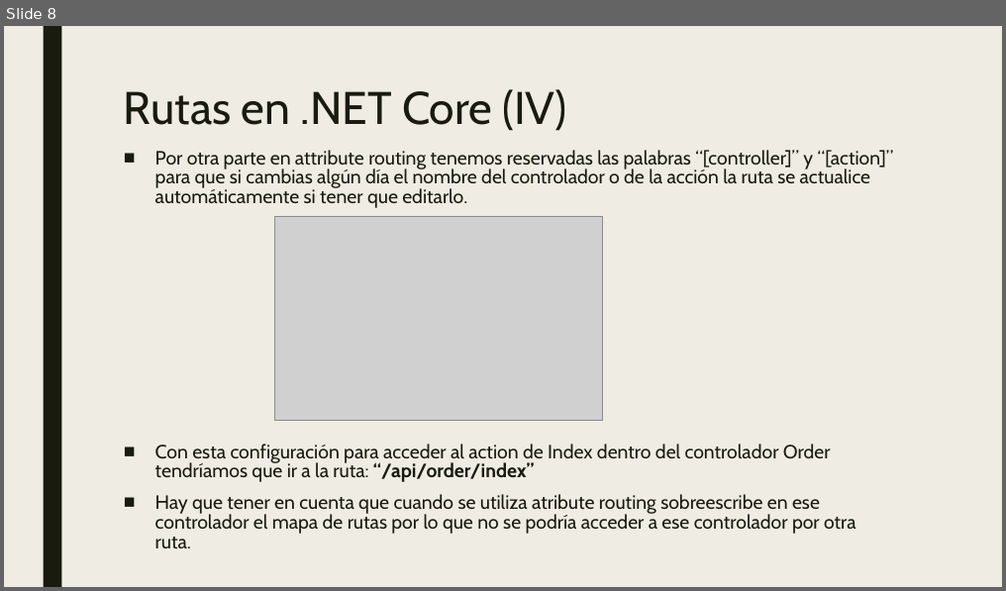
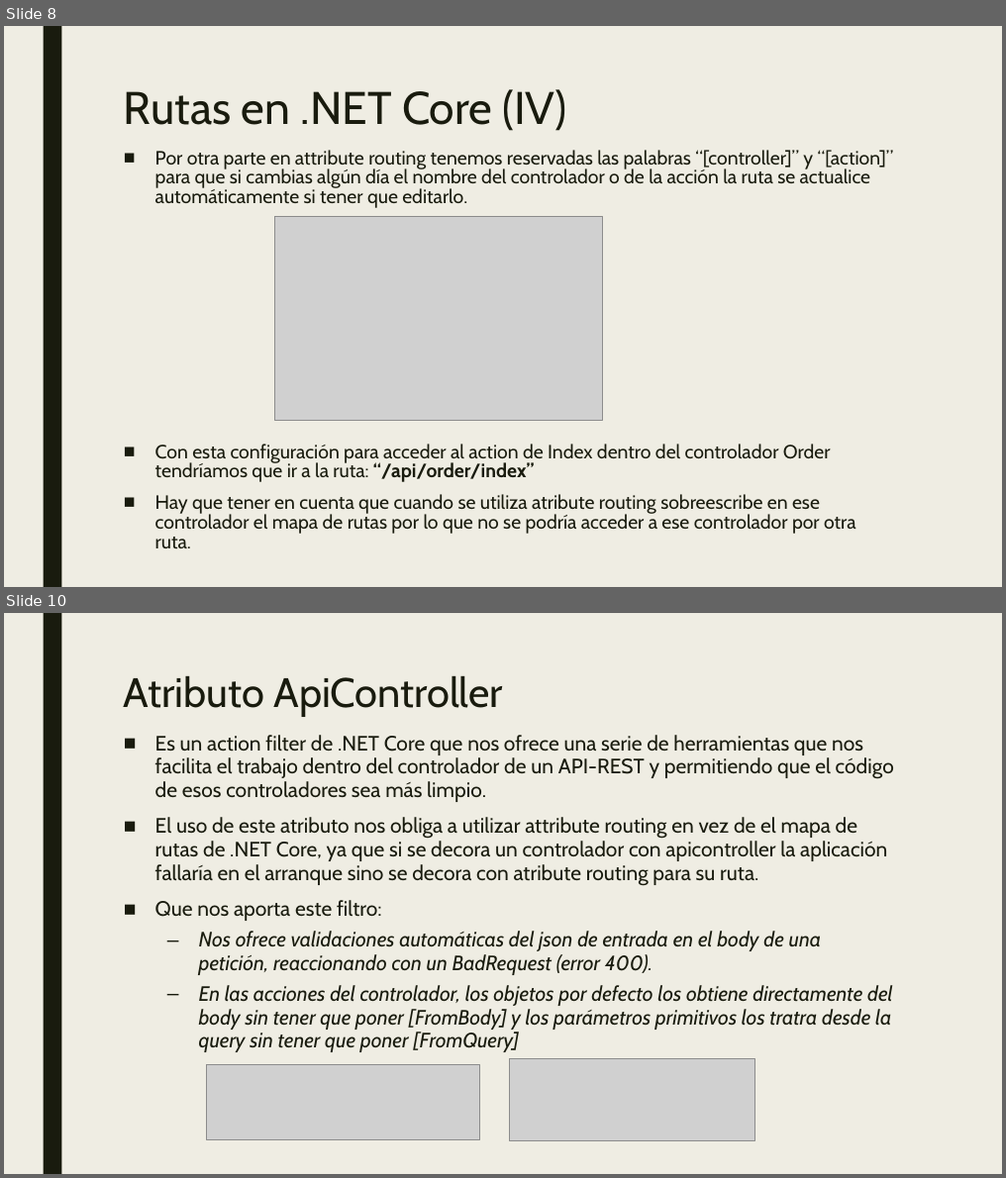
Before and after one commit to dadjh85/Demo4-Curso-.NetCore3.1, a slide deck: doc/Demo4- Curso .NET Core.pptx. Shown one above the other, each under a label of ours: slide 8 before the commit, slides 8 and 10 after it; the slides between them are not shown. The pictures are 1006x591 and 1006x1178 pixels, drawn with LibreOffice and Linux fonts; fonts in the diff are those of the drawing; grey boxes stand for pictures. Boxes give left, top, right and bottom in pixels: in the first picture for what was removed or moved away, otherwise in the second. Text is boxed around its words. In the diff, an @@ line names an element or a change of style, - is before the commit and + after.

Commit message:
* Added atributo ApiController

```diff
--- a/doc/Demo4- Curso .NET Core.pptx
+++ b/doc/Demo4- Curso .NET Core.pptx
@@ slide 10 added at box(4, 613, 1002, 1174), background #EFEDE3; not listed: 1 template element that a slide beside it also shows @@
@@ title added at box(124, 676, 504, 717), 39.6 pt, text #191B0E @@
+Atributo ApiController
@@ text added at box(155, 735, 894, 1053), 20 pt, text #191B0E @@
+■ Es un action filter de .NET Core que nos ofrece una serie de herramientas que nos facilita el trabajo dentro del controlador de un API-REST y permitiendo que el código de esos controladores sea más limpio.
+■ El uso de este atributo nos obliga a utilizar attribute routing en vez de el mapa de rutas de .NET Core, ya que si se decora un controlador con apicontroller la aplicación fallaría en el arranque sino se decora con atribute routing para su ruta.
+■ Que nos aporta este filtro:
+  – Nos ofrece validaciones automáticas del json de entrada en el body de una petición, reaccionando con un BadRequest (error 400).
+  – En las acciones del controlador, los objetos por defecto los obtiene directamente del body sin tener que poner [FromBody] y los parámetros primitivos los tratra desde la query sin tener que poner [FromQuery]
@@ picture added at box(207, 1064, 479, 1140) @@
@@ picture added at box(509, 1059, 754, 1142) @@
```
Also in this commit, not shown: 1 slide changed, 2 other slides added, 8 other files.
